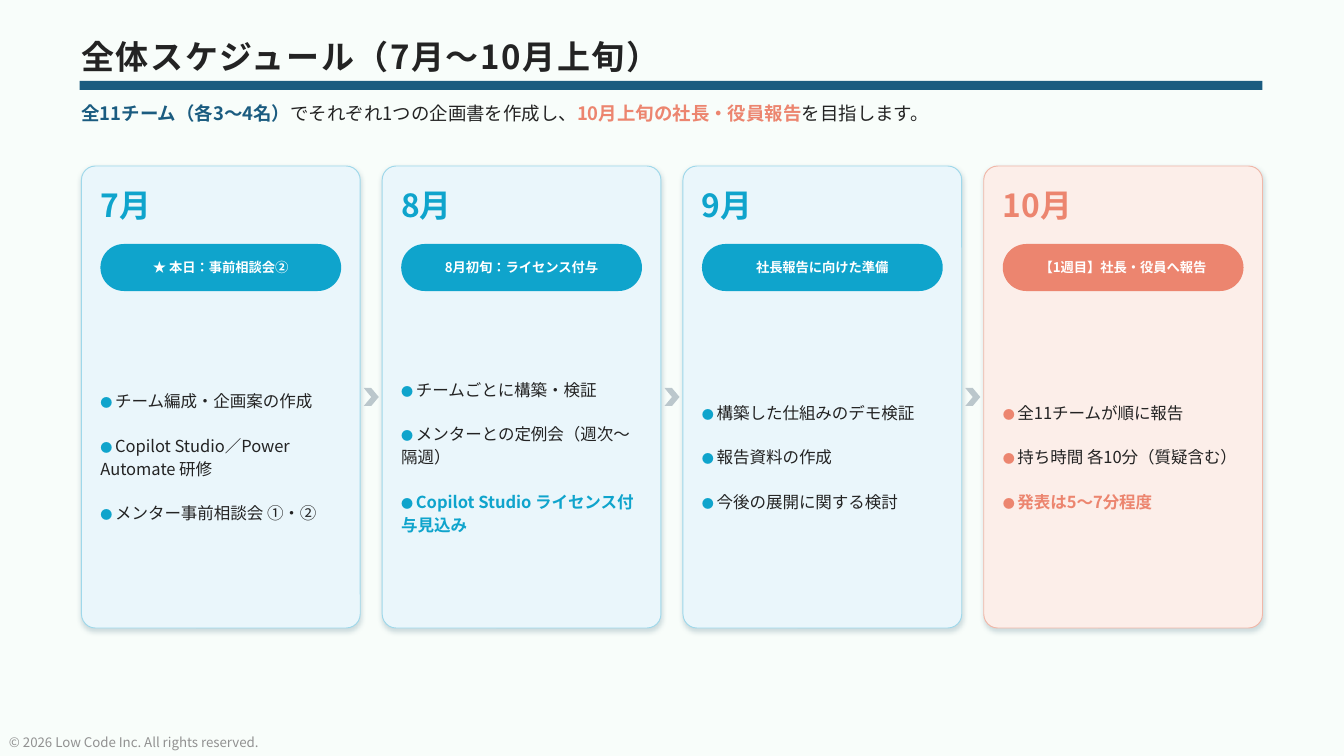
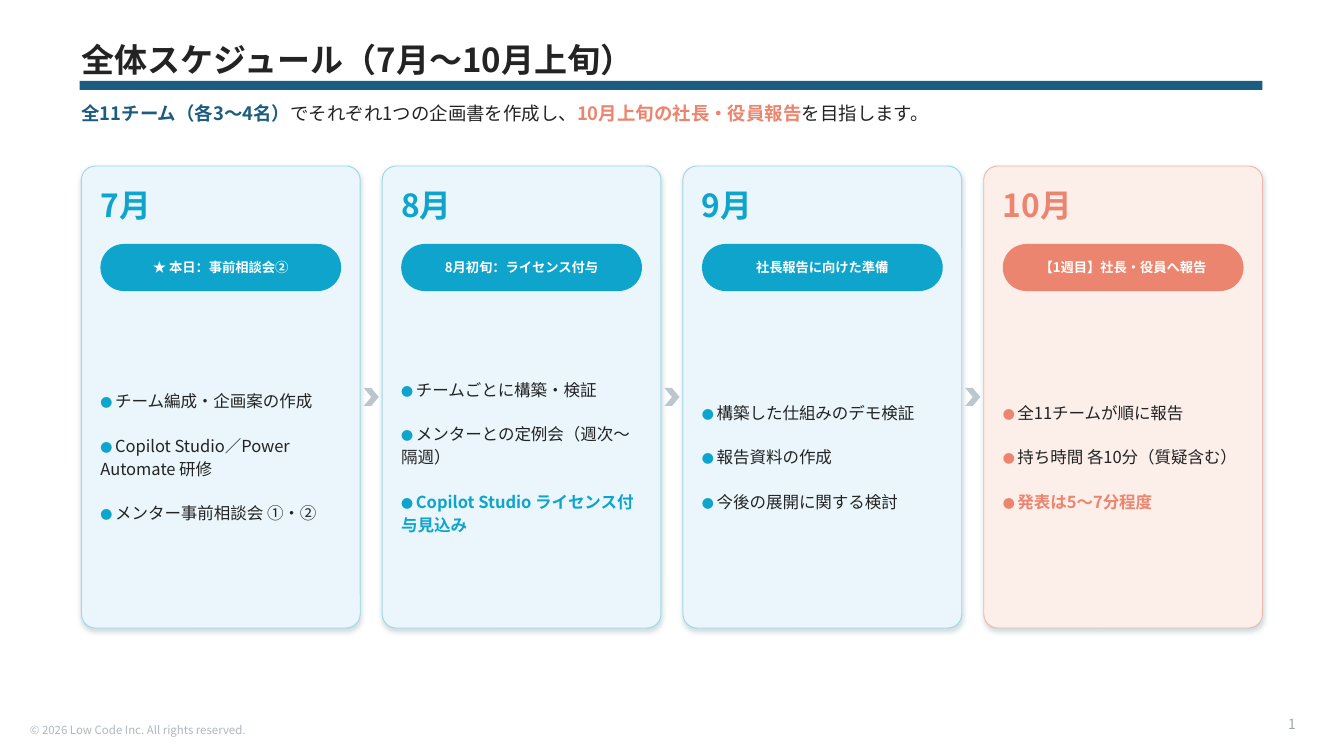
Before and after one commit to takuyanakamura881awc-beep/awc-naka881-repo, a slide deck: slide 1 of docs/コパイロットスタジオ_事前相談会②_会議資料.pptx. Drawn at 1344x756 pixels with LibreOffice and Linux fonts; fonts in the diff are those of the drawing. Boxes give left, top, right and bottom in pixels: in the first picture for what was removed or moved away, otherwise in the second. Text is boxed around its words. In the diff, an @@ line names an element or a change of style, - is before the commit and + after.

```diff
--- a/docs/コパイロットスタジオ_事前相談会②_会議資料.pptx
+++ b/docs/コパイロットスタジオ_事前相談会②_会議資料.pptx
@@ background #F8FDFA to #FFFFFF @@
@@ text "全体スケジュール（7月〜10月上旬）" at (81,43,633,75): letter spacing 1.2 to 0 pt; line spacing 0.9 to 1; vertical alignment top to middle @@
@@ text added at (1288,719,1296,729), 11 pt, text #9BA7AC @@
+1
@@ text removed at (23,736,259,750) @@
-© 2026 Low Code Inc. All rights reserved.
@@ text added at (42,725,246,737), 9 pt, text #AEB8BD @@
+© 2026 Low Code Inc. All rights reserved.
```
Also in this commit, not shown: 1 other slide changed.
